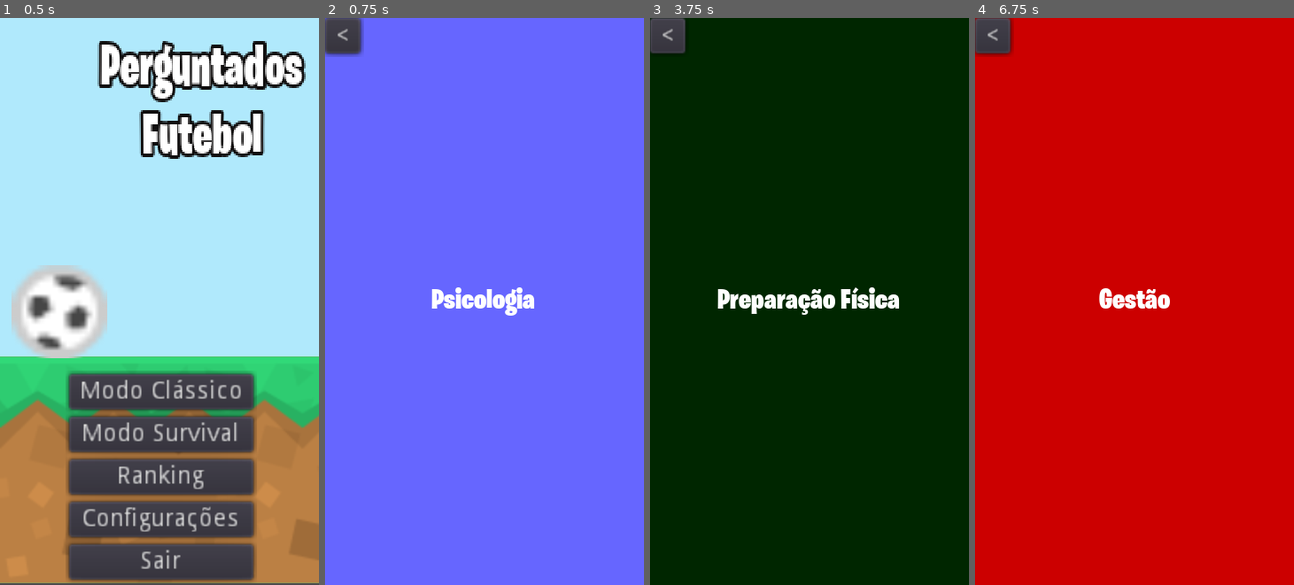
Above: before the commit, frames 1-4 (left to right).
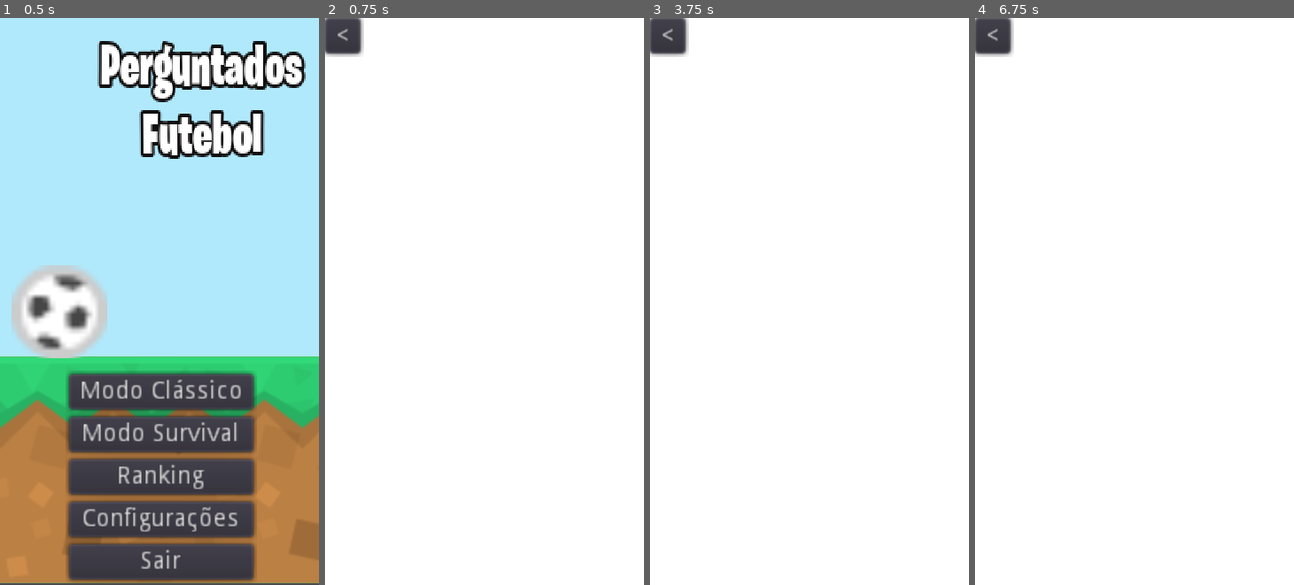
Above: after the commit, the same moments.

Repository: JecksonVictor/PerguntdosFutebol
Game: Godot game, scene res://scenes/Inicio.tscn
Same seed, same stepped clock (60 frames per second), same inputs: the game is played once before the commit and once after it.
Inputs:
- Up to frame 1 (0.5 s): no input
- Up to frame 2 (0.75 s): click "Modo Clássico" at 0.5 s
- Up to frame 3 (3.75 s): click "<" at 1.25 s; click "Modo Survival" at 2 s; click "Ranking" at 2.75 s; click "Modo Clássico" at 3.5 s
- Up to frame 4 (6.75 s): click "<" at 4.25 s; click "Modo Survival" at 5 s; click "Ranking" at 5.75 s; click "Modo Clássico" at 6.5 s

Frame 1 is identical in both runs. In frame 2, 99% of the frame differs, in the area x 0-100%, y 0-100%; in frame 3, 98%; in frame 4, 99%.
Error after the commit: Invalid get index 'id' (on base: 'Nil'). (res://scripts/Classico.gd:10)

Commit message:
selecao de categoria pela api
captura de categoria aleatória, no inicio da fase, pela api do FI

Diff:
--- a/scenes/Classico.tscn
+++ b/scenes/Classico.tscn
@@ -43,4 +43,7 @@
 anchor_bottom = 1.0
 margin_right = 180.0
 margin_bottom = 320.0
+
+[node name="HTTPRequest" type="HTTPRequest" parent="."]
 [connection signal="pressed" from="back" to="back" method="_on_back_pressed"]
+[connection signal="request_completed" from="HTTPRequest" to="." method="_on_HTTPRequest_request_completed"]
--- a/scripts/Classico.gd
+++ b/scripts/Classico.gd
@@ -1,15 +1,11 @@
 extends Node2D
 
-var categories = ["Futebol Feminino","Análise de Desempenho","Tática","Preparação Física","Psicologia","Futebol de Base","Marketing","Gestão","História"]
-var bgcolor = ["ff69b4","008000","FFA500","002600","6666ff","cccc00","800080","cc0000","40E0D0"]
-# Declare member variables here. Examples:
-# var a = 2
-# var b = "text"
+var bgcolor = ["40E0D0", "008000", "FFA500", "002600", "6666FF", "CCCC00", "FF69B4", "800080", "CC0000"]
 
-# Called when the node enters the scene tree for the first time.
 func _ready():
-	var category = (randi() % categories.size())
-	var background =  get_node("Panel")
-	var label_Categoria = get_node("Panel/CenterContainer/Categoria")
-	label_Categoria.set_text(categories[category])
-	background.set_frame_color(bgcolor[category])
+	$HTTPRequest.request("http://testes.futebolinterativo.com/api/categoria.php?token=x")
+
+func _on_HTTPRequest_request_completed(result, response_code, headers, body):
+	var json = JSON.parse(body.get_string_from_utf8())
+	$Panel.set_frame_color(bgcolor[int(json.result.id)-1])
+	$Panel/CenterContainer/Categoria.set_text(json.result.titulo)
